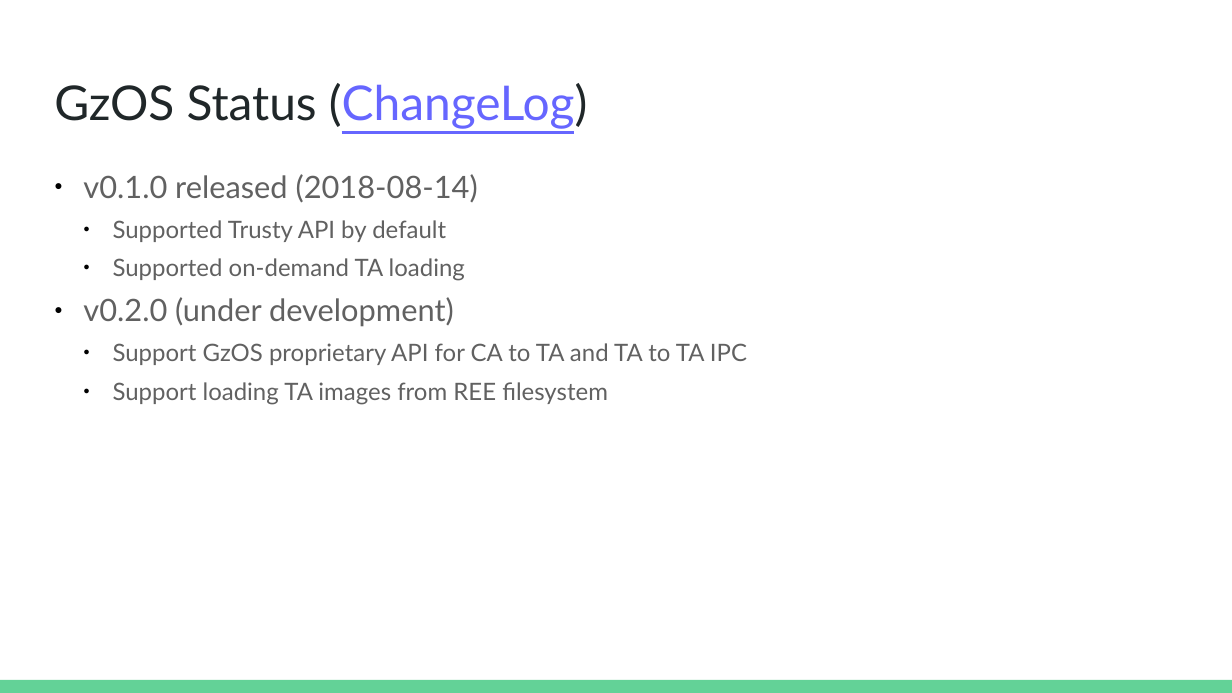
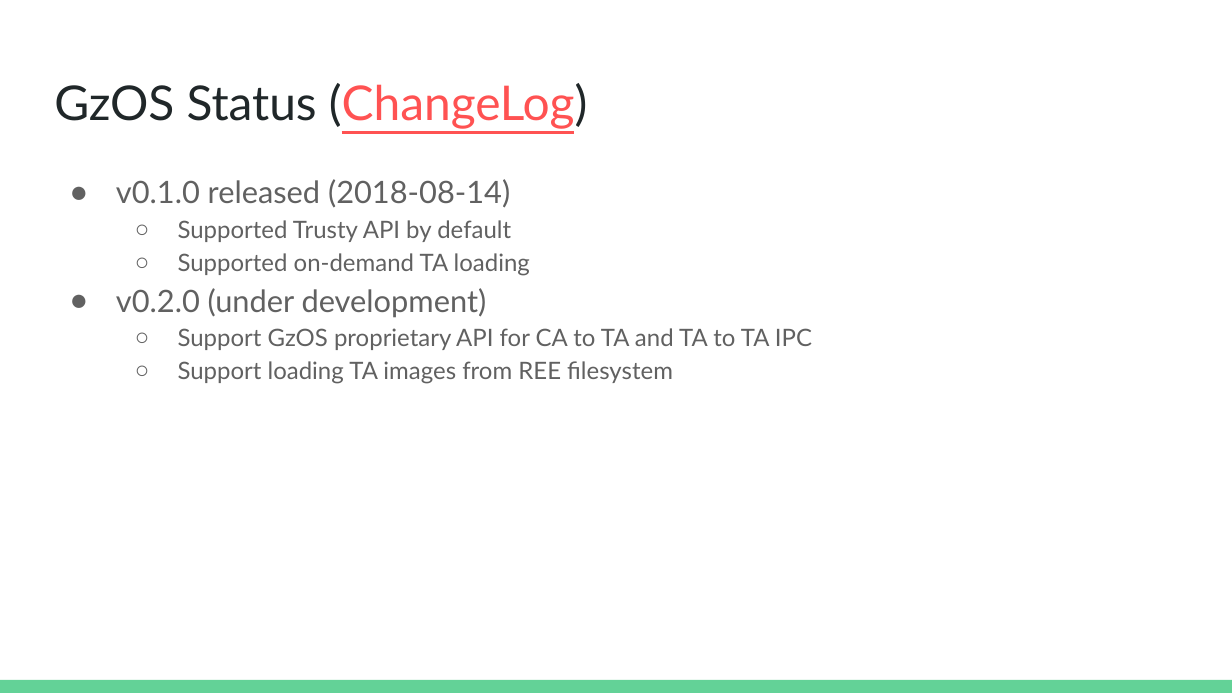
Before and after one commit to OpenTrustGroup/docs, a slide deck: slide 6 of gzos/gzos_intro.odp. Drawn at 1232x693 pixels with LibreOffice and Linux fonts; fonts in the diff are those of the drawing. Boxes give left, top, right and bottom in pixels: in the first picture for what was removed or moved away, otherwise in the second. Text is boxed around its words. In the diff, an @@ line names an element or a change of style, - is before the commit and + after.

```diff
--- a/gzos/gzos_intro.odp
+++ b/gzos/gzos_intro.odp
@@ title "GzOS Status (ChangeLog)" at box(54, 83, 588, 129): text colour #6666FF to #FF5252 in "(ChangeLog)" @@
@@ text "v0.1.0 released (2018-08-14)" at box(116, 179, 812, 384): indent changed; line spacing 1 to 1.15; less space between paragraphs; bullet colour #000000 to #616161; bullet ● to ○ @@
```
Also in this commit, not shown: 5 other slides changed, 3 slides added, 1 slide removed, 2 other files.
